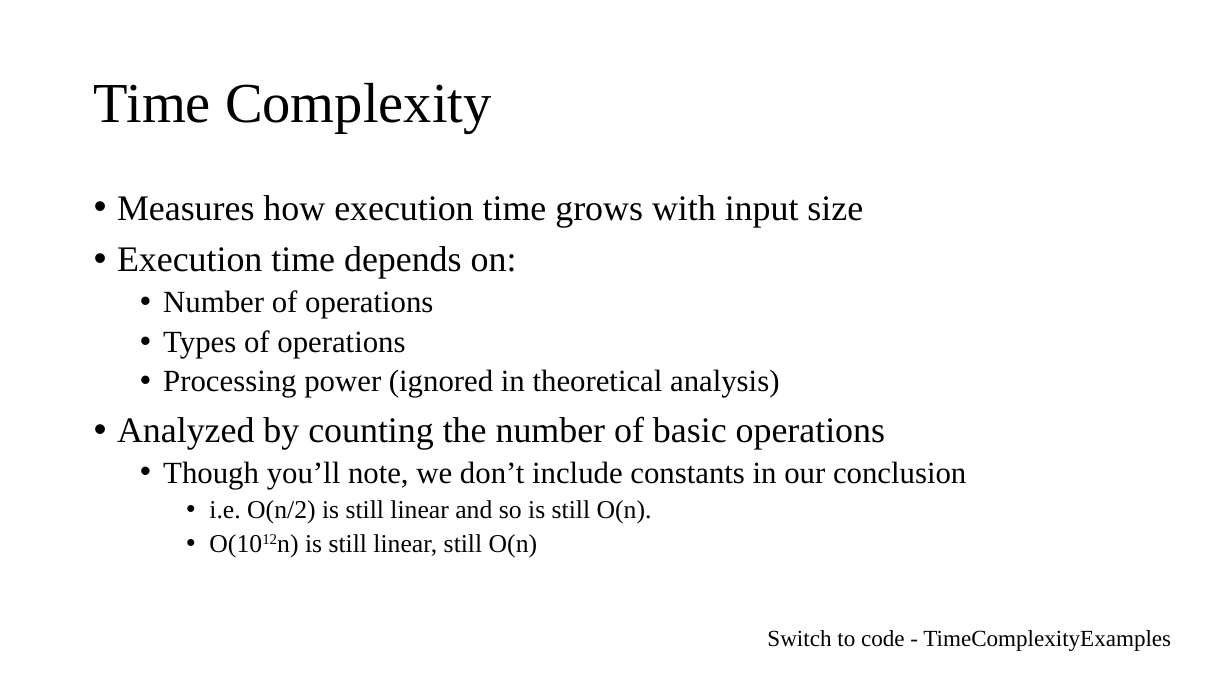
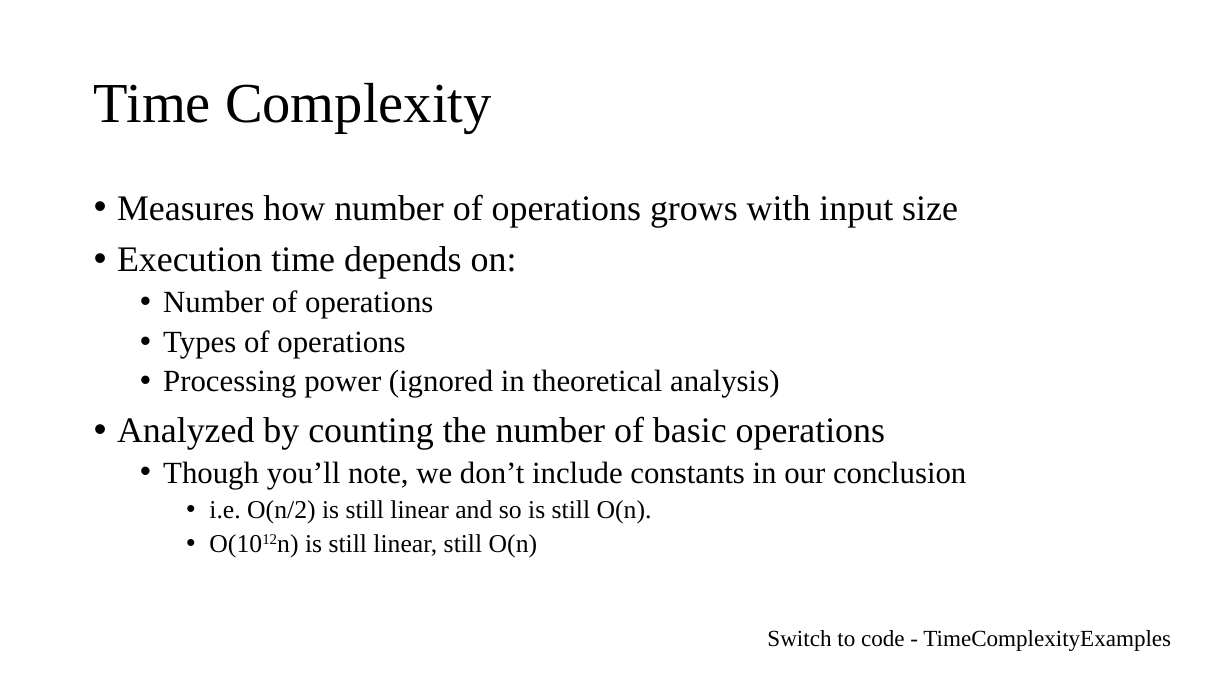
Before and after one commit to AughdonBreslin/CS501IntroToJava, a slide deck: slide 10 of Lectures/14_Recursion.pptx. Drawn at 1232x693 pixels with LibreOffice and Linux fonts; fonts in the diff are those of the drawing. Boxes give left, top, right and bottom in pixels: in the first picture for what was removed or moved away, otherwise in the second. Text is boxed around its words. In the diff, an @@ line names an element or a change of style, - is before the commit and + after.

```diff
--- a/Lectures/14_Recursion.pptx
+++ b/Lectures/14_Recursion.pptx
@@ text at (117,194,958,227): text changed @@
-• Measures how execution time grows with input size
+• Measures how number of operations grows with input size
```
Also in this commit, not shown: 14 other files.
